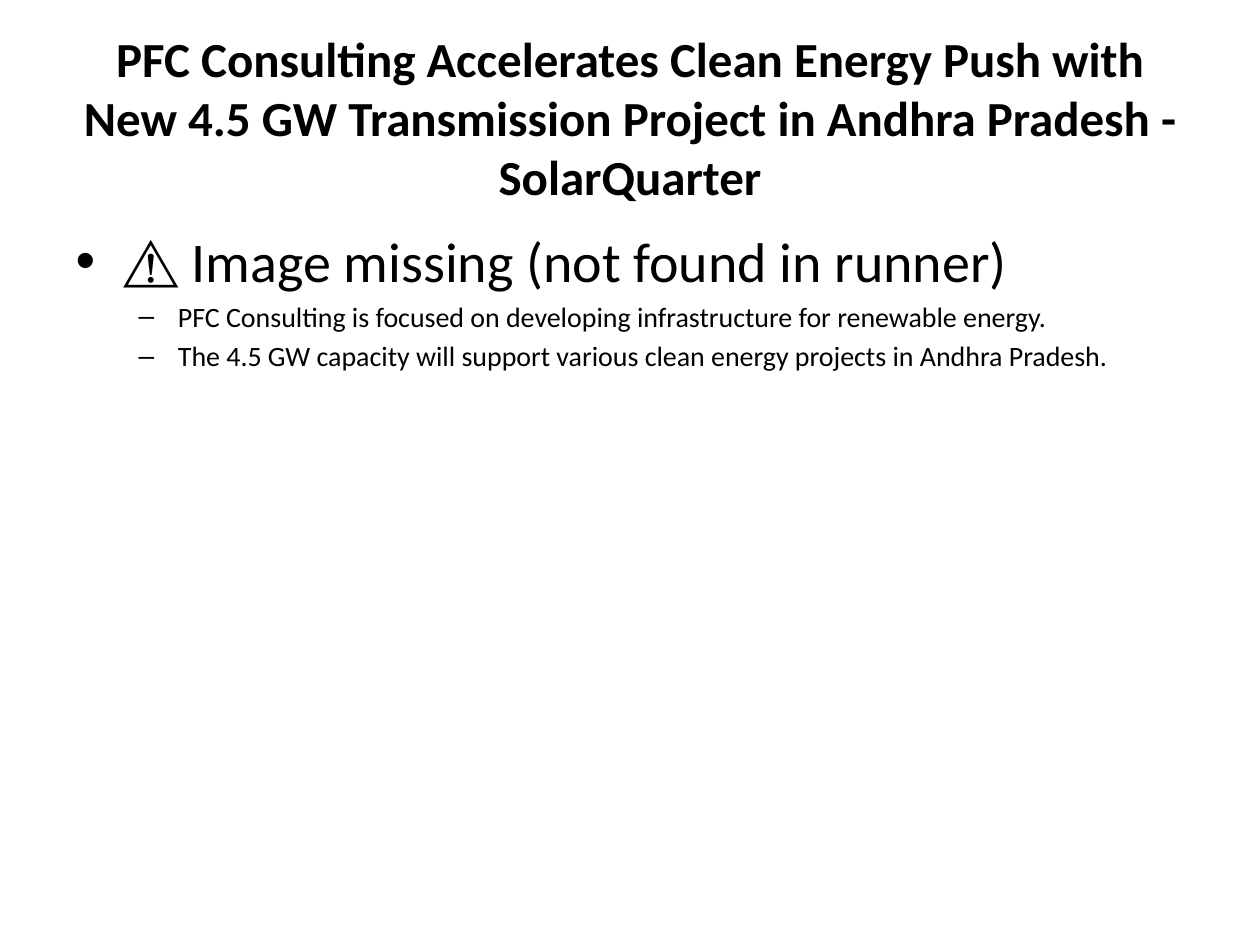
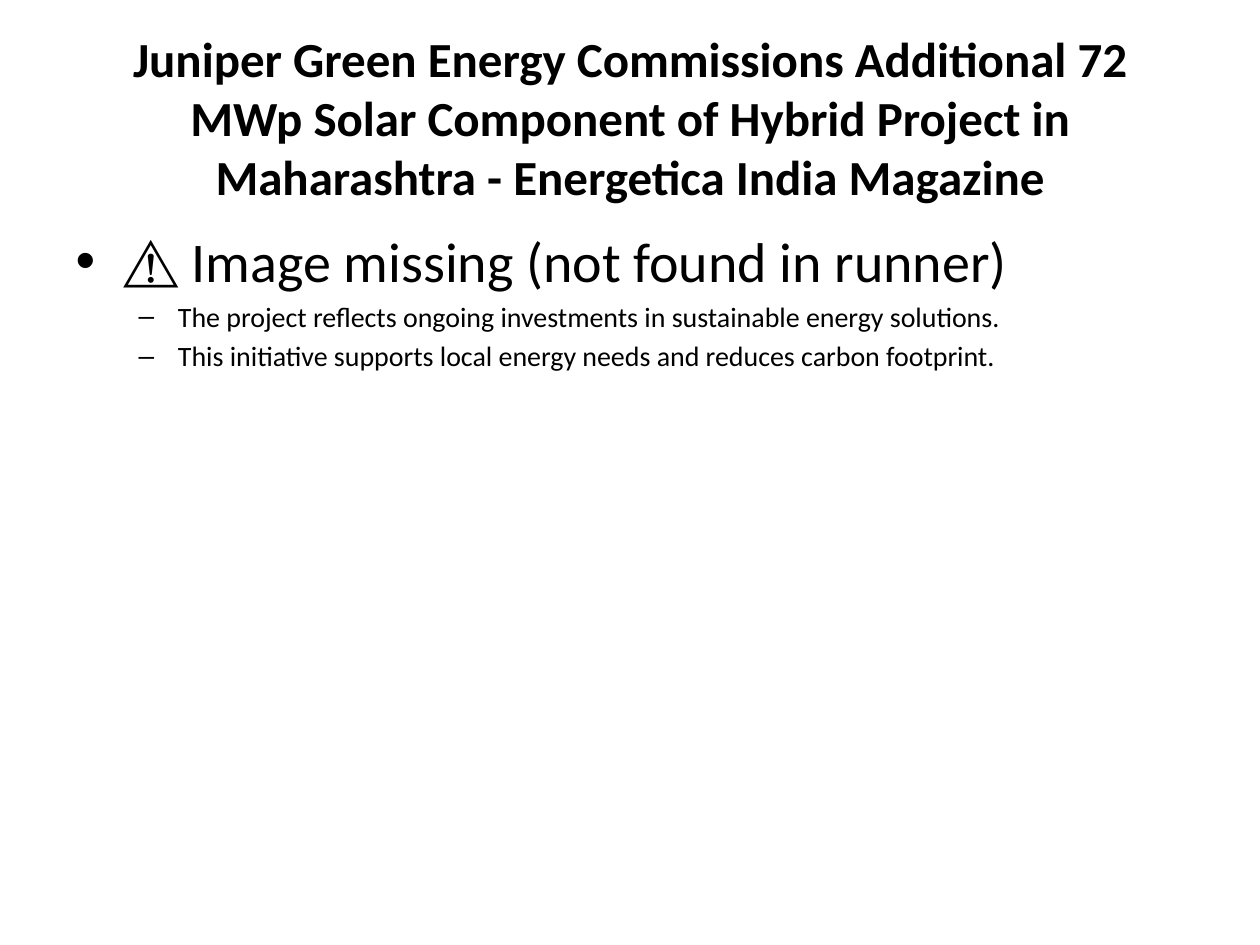
Before and after one commit to gauravsiemens1988/Linkedin-AI-Agent_Personal, a slide deck: slide 5 of drafts/linkedin_carousel.pptx. Drawn at 1260x945 pixels with LibreOffice and Linux fonts; fonts in the diff are those of the drawing. Boxes give left, top, right and bottom in pixels: in the first picture for what was removed or moved away, otherwise in the second. Text is boxed around its words. In the diff, an @@ line names an element or a change of style, - is before the commit and + after.

```diff
--- a/drafts/linkedin_carousel.pptx
+++ b/drafts/linkedin_carousel.pptx
@@ title at bbox=[133, 42, 1128, 204]: text changed @@
-PFC Consulting Accelerates Clean Energy Push with New 4.5 GW Transmission Project in Andhra Pradesh - SolarQuarter
+Juniper Green Energy Commissions Additional 72 MWp Solar Component of Hybrid Project in Maharashtra - Energetica India Magazine
@@ text at bbox=[178, 307, 1000, 371]: text changed @@
-  – PFC Consulting is focused on developing infrastructure for renewable energy.
-  – The 4.5 GW capacity will support various clean energy projects in Andhra Pradesh.
+  – The project reflects ongoing investments in sustainable energy solutions.
+  – This initiative supports local energy needs and reduces carbon footprint.
```
Also in this commit, not shown: 5 other slides changed, 1 other file.
